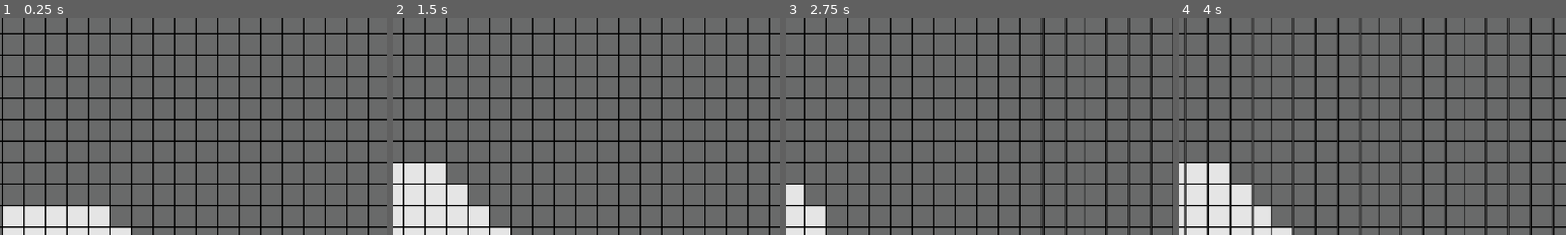
Above: before the commit, frames 1-4 (left to right).
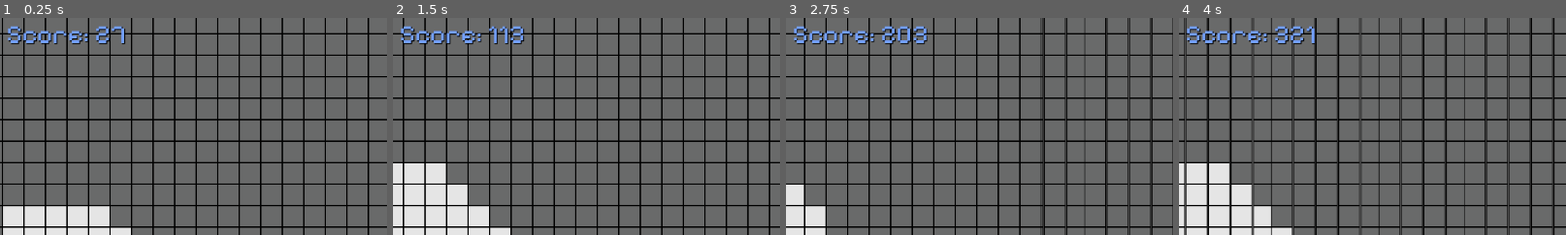
Above: after the commit, the same moments.

Repository: AJRodz88/ggj2025
Game: Godot game, scene res://World.tscn
Two runs of this game, one before a commit and one after it. Both use one fixed random seed, a clock stepped at 60 frames per second and the inputs below.
Inputs:
- Up to frame 1 (0.25 s): no input
- Up to frame 2 (1.5 s): tap Enter (ui_accept) at 0.5, 0.77 s; hold Right (ui_right) from 0.53 s (still down)
- Up to frame 3 (2.75 s): tap Enter (ui_accept) at 1.52 s; release Right (ui_right) at 2.03 s; hold Left (ui_left) from 2.03 s (still down)
- Up to frame 4 (4 s): release Left (ui_left) at 2.78 s; hold Right (ui_right) from 2.78 s (still down); tap Enter (ui_accept) at 3.02, 3.77 s
The pictures show only the part of the screen within x 4-53%, y 4-54%; the shares and areas given below are measured in that part.

The runs differ from the first frame. In frame 1, 1.2% of the frame differs, in the area x 2-33%, y 3-13%; in frame 2, 1.2%; in frame 3, 1.4%, in the area x 2-37%, y 3-13%; in frame 4, 1.3%.

Commit message:
Adding a score for bubbles and score display
I gotta get this ready for the high score table

Diff:
--- a/Scripts/game_manager.gd
+++ b/Scripts/game_manager.gd
@@ -1,18 +1,23 @@
 extends Node
 
-@onready var Score: int = 0
+@onready var HighScore: int = 0
 var RightEdge: float = 1280
 @onready var playerIsDead: bool = false
+var save_data: Save
 
 # Called when the node enters the scene tree for the first time.
 func _ready() -> void:
+	#save_data = Save.load_or_create()
+	#HighScore = save_data.high_score
+	HighScore = 0
 	pass # Replace with function body.
-
 
 # Called every frame. 'delta' is the elapsed time since the previous frame.
 func _process(delta: float) -> void:
 	pass
 
+func AddScore(point: int) -> void:
+	HighScore += point
 
 func RoomClean():
 	for i in get_tree().get_nodes_in_group("Tile"):
@@ -21,3 +26,7 @@
 
 	for i in get_tree().get_nodes_in_group("Obstacle"):
 		i.Clean()
+
+func Save() -> void:
+	save_data.high_score = HighScore
+	save_data.save()
--- /dev/null
+++ b/Scripts/save.gd
@@ -0,0 +1,20 @@
+class_name Save extends Resource
+
+@export var high_score: int = 0
+
+const save_path: String = "user://high_score_table.tres"
+
+
+func save() -> void:
+	ResourceSaver.save(self, save_path)
+
+
+static func load_or_create() -> Save:
+
+	var res: Save
+	if FileAccess.file_exists(save_path):
+		res = load(save_path) as Save
+	else:
+		res = Save.new()
+
+	return res
--- a/World.tscn
+++ b/World.tscn
@@ -1,9 +1,10 @@
-[gd_scene load_steps=5 format=3 uid="uid://dhfsh25uebtyt"]
+[gd_scene load_steps=6 format=3 uid="uid://dhfsh25uebtyt"]
 
 [ext_resource type="PackedScene" uid="uid://cdhsomgev87j0" path="res://player.tscn" id="1_3swfd"]
 [ext_resource type="Script" path="res://world.gd" id="1_5harh"]
 [ext_resource type="PackedScene" uid="uid://c0g68tc3ejq1n" path="res://floor.tscn" id="2_epqmi"]
 [ext_resource type="AudioStream" uid="uid://utq2mdbhhsl8" path="res://Audio/Corncob.mp3" id="4_ljaep"]
+[ext_resource type="FontFile" uid="uid://e6cpa7linuf6" path="res://Sprites/Pixelify_Sans/PixelifySans-VariableFont_wght.ttf" id="5_5sece"]
 
 [node name="World" type="Node2D"]
 script = ExtResource("1_5harh")
@@ -18,3 +19,14 @@
 stream = ExtResource("4_ljaep")
 autoplay = true
 bus = &"Music"
+
+[node name="Score" type="Label" parent="."]
+offset_left = 50.0
+offset_top = 25.0
+offset_right = 164.0
+offset_bottom = 74.0
+theme_override_colors/font_color = Color(0.450827, 0.625868, 1, 1)
+theme_override_colors/font_shadow_color = Color(0, 0, 0, 1)
+theme_override_fonts/font = ExtResource("5_5sece")
+theme_override_font_sizes/font_size = 40
+text = "Score: "
--- a/bubble.gd
+++ b/bubble.gd
@@ -14,5 +14,6 @@
 func _on_area_2d_body_entered(body: Node2D) -> void:
 	if body.is_in_group("Player"):
 		body.Jump()
+		GameManager.AddScore(500)
 		$AnimationPlayer.play("Pop")
 	pass # Replace with function body.
--- a/tile.gd
+++ b/tile.gd
@@ -25,7 +25,7 @@
 func CleanTile():
 	$Sprite2D.texture = CleanTileTexture
 	IsClean = true
-	GameManager.Score += 1
+	GameManager.AddScore(1)
 	#print("Score: ", GameManager.Score)
 	pass
 
--- a/world.gd
+++ b/world.gd
@@ -43,10 +43,13 @@
 
 # Called every frame. 'delta' is the elapsed time since the previous frame.
 func _process(delta: float) -> void:
+	$Score.text = "Score: " + str(GameManager.HighScore)
 	if GameManager.playerIsDead == true:
 		resetTimer -= delta
 
 		if resetTimer <= 0:
+			GameManager.HighScore = 0
+			#GameManager.Save()
 			get_tree().reload_current_scene()
 
 		return
Not shown, added: Sprites/Pixelify_Sans/OFL.txt
Binary file added: Sprites/Pixelify_Sans/PixelifySans-VariableFont_wght.ttf
Not shown, added: Sprites/Pixelify_Sans/PixelifySans-VariableFont_wght.ttf.import
Not shown, added: Sprites/Pixelify_Sans/README.txt
Binary file added: Sprites/Pixelify_Sans/static/PixelifySans-Bold.ttf
Not shown, added: Sprites/Pixelify_Sans/static/PixelifySans-Bold.ttf.import
Binary file added: Sprites/Pixelify_Sans/static/PixelifySans-Medium.ttf
Not shown, added: Sprites/Pixelify_Sans/static/PixelifySans-Medium.ttf.import
Binary file added: Sprites/Pixelify_Sans/static/PixelifySans-Regular.ttf
Not shown, added: Sprites/Pixelify_Sans/static/PixelifySans-Regular.ttf.import
Binary file added: Sprites/Pixelify_Sans/static/PixelifySans-SemiBold.ttf
Not shown, added: Sprites/Pixelify_Sans/static/PixelifySans-SemiBold.ttf.import
(and 5 more such lines)
